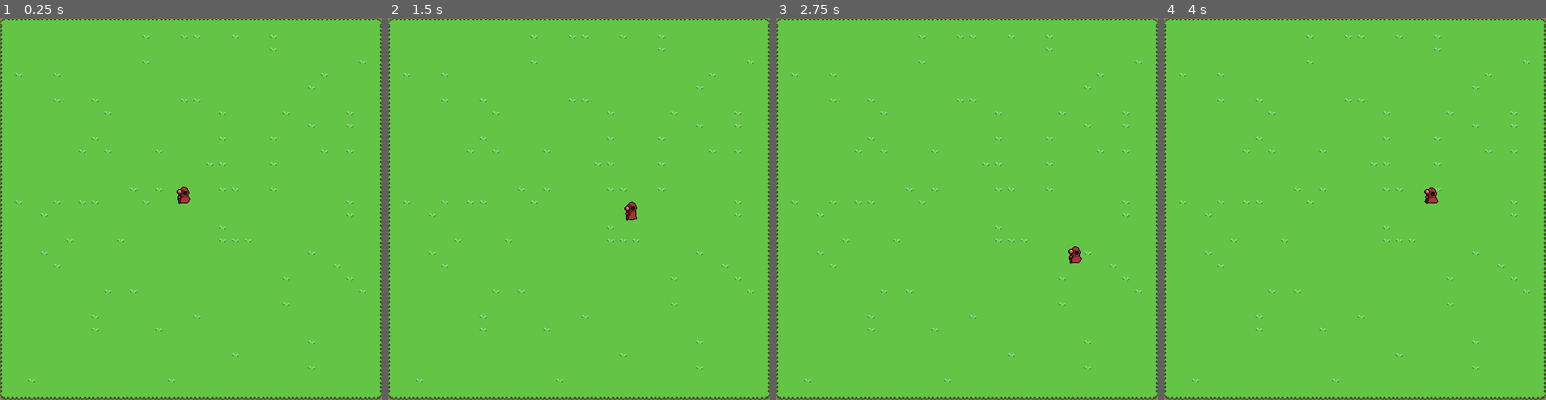
Above: before the commit, frames 1-4 (left to right).
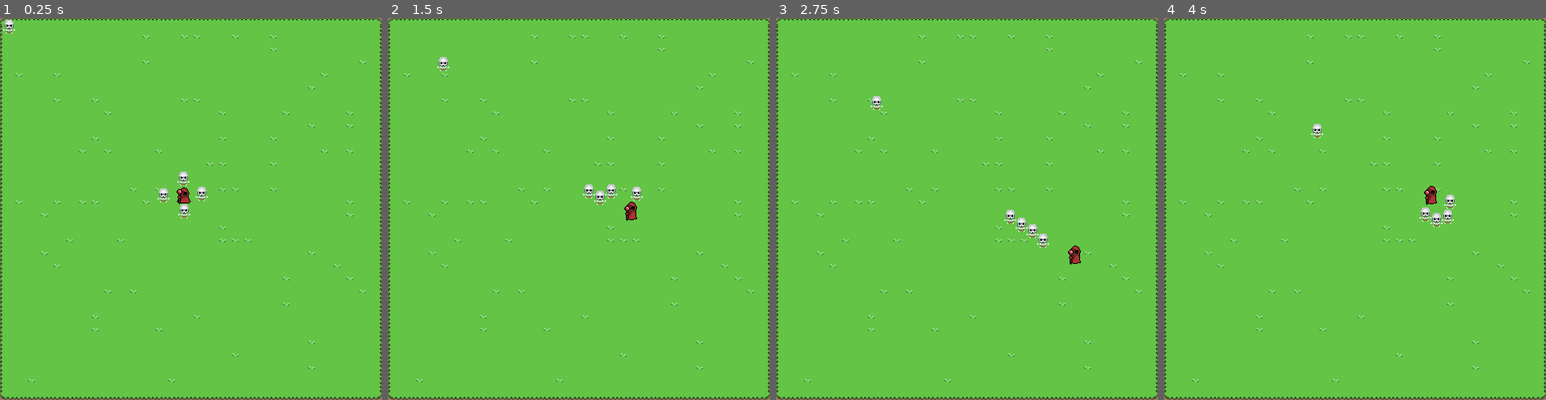
Above: after the commit, the same moments.

Repository: ethanmil/too-much
Game: Godot game, scene res://main.tscn
The game is run twice, just before and just after one commit, with the same random seed, the same clock (stepped at 60 frames per second) and the same inputs.
Inputs:
- Up to frame 1 (0.25 s): no input
- Up to frame 2 (1.5 s): hold D (move_right) 0.53-1.28 s; hold S (move_down) from 1.28 s (still down)
- Up to frame 3 (2.75 s): release S (move_down) at 2.03 s; hold D (move_right) from 2.03 s (still down)
- Up to frame 4 (4 s): release D (move_right) at 2.78 s; hold W (move_up) 2.78-3.53 s; hold A (move_left) from 3.53 s (still down)

The runs differ from the first frame. In frame 1, 0.4% of the frame differs, in the area x 0-55%, y 0-53%; in frame 2, 0.3%; in frame 3, 0.4%; in frame 4, 0.4%, in the area x 38-77%, y 27-55%.

Commit message:
initial enemy wip

Diff:
--- /dev/null
+++ b/enemy.gd
@@ -0,0 +1,21 @@
+extends CharacterBody2D
+
+signal player_hit
+
+var playerNode
+var speed = 60
+
+# Called when the node enters the scene tree for the first time.
+func _ready():
+	playerNode = get_node("/root/main/player")
+
+
+# Called every frame. 'delta' is the elapsed time since the previous frame.
+func _process(delta):
+	velocity = (playerNode.position - position).normalized() * delta * speed
+	var collided = move_and_collide(velocity)
+	if collided != null:
+		if collided.get_collider().name == "player":
+			#emit_signal(player_hit)
+			print("player hit!")
+			# start invulnerability timer
--- /dev/null
+++ b/enemy.tscn
@@ -0,0 +1,51 @@
+[gd_scene load_steps=8 format=3 uid="uid://bex2yo8ymu8d0"]
+
+[ext_resource type="Texture2D" uid="uid://cjgkpip8uhu5w" path="res://Skeleton_Idle.png" id="1_8t3dv"]
+[ext_resource type="Script" path="res://enemy.gd" id="1_asm3k"]
+
+[sub_resource type="AtlasTexture" id="AtlasTexture_8r1o3"]
+atlas = ExtResource("1_8t3dv")
+region = Rect2(0, 0, 50, 50)
+
+[sub_resource type="AtlasTexture" id="AtlasTexture_aurjw"]
+atlas = ExtResource("1_8t3dv")
+region = Rect2(50, 0, 50, 50)
+
+[sub_resource type="AtlasTexture" id="AtlasTexture_t0sja"]
+atlas = ExtResource("1_8t3dv")
+region = Rect2(100, 0, 50, 50)
+
+[sub_resource type="SpriteFrames" id="SpriteFrames_ebi2x"]
+animations = [{
+"frames": [{
+"duration": 1.0,
+"texture": SubResource("AtlasTexture_8r1o3")
+}, {
+"duration": 1.0,
+"texture": SubResource("AtlasTexture_aurjw")
+}, {
+"duration": 1.0,
+"texture": SubResource("AtlasTexture_t0sja")
+}],
+"loop": true,
+"name": &"default",
+"speed": 5.0
+}]
+
+[sub_resource type="CapsuleShape2D" id="CapsuleShape2D_625bj"]
+radius = 7.0
+height = 18.33
+
+[node name="enemy" type="CharacterBody2D"]
+script = ExtResource("1_asm3k")
+metadata/_edit_group_ = true
+
+[node name="AnimatedSprite2D" type="AnimatedSprite2D" parent="."]
+texture_filter = 1
+position = Vector2(0, -3)
+sprite_frames = SubResource("SpriteFrames_ebi2x")
+autoplay = "default"
+
+[node name="CollisionShape2D" type="CollisionShape2D" parent="."]
+position = Vector2(0.47, 0)
+shape = SubResource("CapsuleShape2D_625bj")
--- a/main.tscn
+++ b/main.tscn
@@ -1,8 +1,9 @@
-[gd_scene load_steps=17 format=3 uid="uid://8pwq6mic5seq"]
+[gd_scene load_steps=18 format=3 uid="uid://8pwq6mic5seq"]
 
 [ext_resource type="Texture2D" uid="uid://3hs6qsee1k6e" path="res://tiles_free.png" id="1_qwmxs"]
 [ext_resource type="Script" path="res://player.gd" id="2_6sxxx"]
 [ext_resource type="Texture2D" uid="uid://4o3bdt0bgwdx" path="res://fire_mage.png" id="2_55giu"]
+[ext_resource type="PackedScene" uid="uid://bex2yo8ymu8d0" path="res://enemy.tscn" id="4_4w3d4"]
 
 [sub_resource type="TileSetAtlasSource" id="TileSetAtlasSource_lwg8v"]
 texture = ExtResource("1_qwmxs")
@@ -237,25 +238,42 @@
 }]
 
 [sub_resource type="CapsuleShape2D" id="CapsuleShape2D_g808b"]
-radius = 9.0
-height = 22.0
+radius = 7.285
+height = 20.42
 
 [node name="main" type="Node2D"]
 
 [node name="TileMap" type="TileMap" parent="."]
+texture_filter = 1
 tile_set = SubResource("TileSet_2srep")
 format = 2
 layer_0/tile_data = PackedInt32Array(65537, 65536, 5, 131073, 65536, 5, 131074, 65536, 5, 196611, 65536, 5, 262147, 655 …(16287 unchanged characters)…
 
-[node name="player" type="Area2D" parent="."]
+[node name="player" type="CharacterBody2D" parent="."]
 position = Vector2(230, 214)
 script = ExtResource("2_6sxxx")
 metadata/_edit_group_ = true
 
 [node name="AnimatedSprite2D" type="AnimatedSprite2D" parent="player"]
+texture_filter = 1
 position = Vector2(1, 0)
 sprite_frames = SubResource("SpriteFrames_juhwr")
+autoplay = "default"
 
 [node name="CollisionShape2D" type="CollisionShape2D" parent="player"]
-position = Vector2(0, 8)
+position = Vector2(0.715, 8.79)
 shape = SubResource("CapsuleShape2D_g808b")
+
+[node name="Enemy" parent="." instance=ExtResource("4_4w3d4")]
+
+[node name="Enemy2" parent="." instance=ExtResource("4_4w3d4")]
+position = Vector2(268, 224)
+
+[node name="Enemy3" parent="." instance=ExtResource("4_4w3d4")]
+position = Vector2(232, 254)
+
+[node name="Enemy4" parent="." instance=ExtResource("4_4w3d4")]
+position = Vector2(230, 186)
+
+[node name="Enemy5" parent="." instance=ExtResource("4_4w3d4")]
+position = Vector2(191, 227)
--- a/player.gd
+++ b/player.gd
@@ -1,4 +1,4 @@
-extends Area2D
+extends CharacterBody2D
 
 var screen_size
 
@@ -7,7 +7,6 @@
 # Called when the node enters the scene tree for the first time.
 func _ready():
 	screen_size = get_viewport_rect().size
-	pass # Replace with function body.
 
 # Called every frame. 'delta' is the elapsed time since the previous frame.
 func _process(delta):
@@ -23,13 +22,6 @@
 
 	if velocity.length() > 0:
 		velocity = velocity.normalized() * speed
-		$AnimatedSprite2D.play()
-	else:
-		$AnimatedSprite2D.stop()
 
 	position += velocity * delta
-	print(screen_size)
 	position = position.clamp(Vector2.ZERO, screen_size)
-	print(position)
-
-	pass
Binary file added: Skeleton_Idle.png
Not shown, added: Skeleton_Idle.png.import
